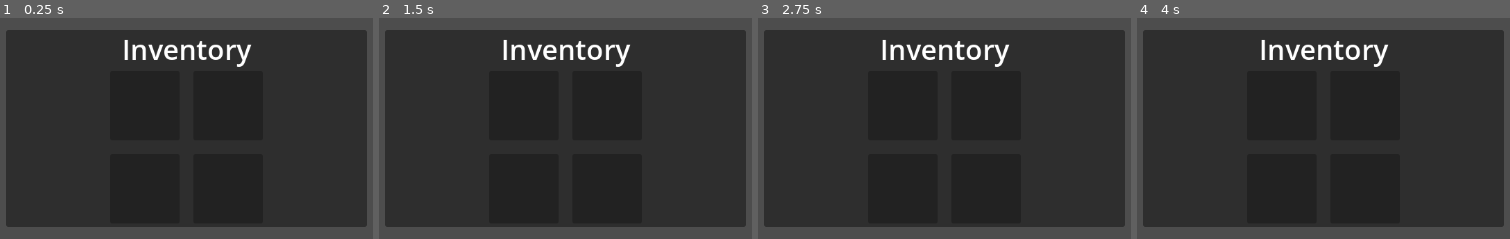
Above: before the commit, frames 1-4 (left to right).
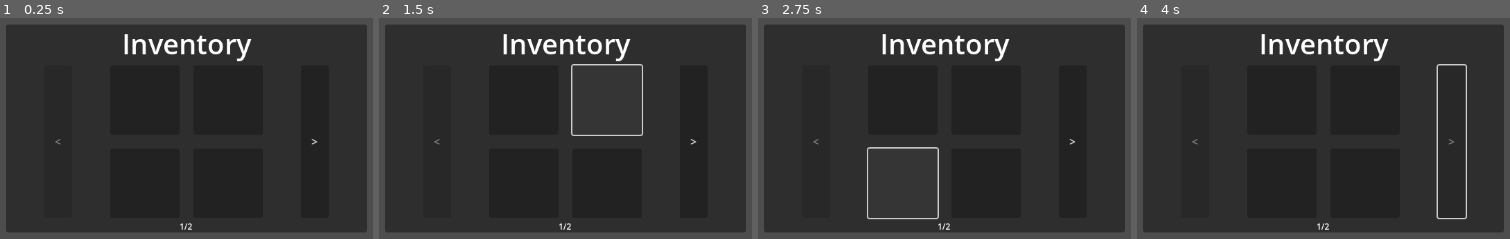
Above: after the commit, the same moments.

Repository: Xiphereal/AceAttorneyInventory
Game: Godot game, scene res://scenes/inventory.tscn
Two runs of this game, one before a commit and one after it. Both use one fixed random seed, a clock stepped at 60 frames per second and the inputs below. The project has no main scene, so this scene is started directly.
Inputs (mouse positions are in pixels of both pictures, inside the frame that each line leads up to):
- Up to frame 1 (0.25 s): no input
- Up to frame 2 (1.5 s): click (524, 99) at 0.52 s; click (606, 99) at 1.27 s
- Up to frame 3 (2.75 s): click (903, 183) at 2.02 s
- Up to frame 4 (4 s): click (1364, 183) at 2.77 s; click (1450, 141) at 3.5 s, where only the run after the commit has a clickable ">"

The runs differ from the first frame. In frame 1, 6.2% of the frame differs, in the area x 1-99%, y 3-97%; in frame 2, 6.8%; in frame 3, 6.8%; in frame 4, 7.0%.

Commit message:
refactor: move button logic to root node

Diff:
--- /dev/null
+++ b/scenes/inventory.gd
@@ -0,0 +1,11 @@
+extends Control
+
+var current_page := 1
+
+func _ready() -> void:
+	$PanelContainer/VBoxContainer/HBoxContainer/Previous.disabled = true
+	$PanelContainer/VBoxContainer/HBoxContainer/Next.disabled = false
+
+func _on_next_pressed() -> void:
+	current_page += 1
+	$PanelContainer/VBoxContainer/HBoxContainer/Next.disabled = true
--- a/scenes/inventory.tscn
+++ b/scenes/inventory.tscn
@@ -1,4 +1,6 @@
-[gd_scene load_steps=4 format=3 uid="uid://715tartby11i"]
+[gd_scene load_steps=6 format=3 uid="uid://715tartby11i"]
+
+[ext_resource type="Script" path="res://scenes/inventory.gd" id="1_nb056"]
 
 [sub_resource type="Theme" id="Theme_x7lis"]
 Label/font_sizes/font_size = 23
@@ -9,6 +11,9 @@
 [sub_resource type="LabelSettings" id="LabelSettings_f0hrc"]
 font_size = 40
 
+[sub_resource type="LabelSettings" id="LabelSettings_4c3so"]
+font_size = 12
+
 [node name="Inventory" type="Control"]
 layout_mode = 3
 anchors_preset = 15
@@ -17,6 +22,7 @@
 grow_horizontal = 2
 grow_vertical = 2
 theme = SubResource("Theme_x7lis")
+script = ExtResource("1_nb056")
 
 [node name="PanelContainer" type="PanelContainer" parent="."]
 layout_mode = 1
@@ -43,7 +49,18 @@
 horizontal_alignment = 1
 vertical_alignment = 1
 
-[node name="GridContainer" type="GridContainer" parent="PanelContainer/VBoxContainer"]
+[node name="HBoxContainer" type="HBoxContainer" parent="PanelContainer/VBoxContainer"]
+layout_mode = 2
+theme_override_constants/separation = 55
+alignment = 1
+
+[node name="Previous" type="Button" parent="PanelContainer/VBoxContainer/HBoxContainer"]
+custom_minimum_size = Vector2(40, 0)
+layout_mode = 2
+disabled = true
+text = "<"
+
+[node name="GridContainer" type="GridContainer" parent="PanelContainer/VBoxContainer/HBoxContainer"]
 layout_mode = 2
 size_flags_horizontal = 4
 size_flags_vertical = 4
@@ -51,18 +68,33 @@
 theme_override_constants/v_separation = 20
 columns = 2
 
-[node name="Panel" type="Panel" parent="PanelContainer/VBoxContainer/GridContainer"]
+[node name="Panel" type="Button" parent="PanelContainer/VBoxContainer/HBoxContainer/GridContainer"]
 custom_minimum_size = Vector2(100, 100)
 layout_mode = 2
 
-[node name="Panel2" type="Panel" parent="PanelContainer/VBoxContainer/GridContainer"]
+[node name="Panel2" type="Button" parent="PanelContainer/VBoxContainer/HBoxContainer/GridContainer"]
 custom_minimum_size = Vector2(100, 100)
 layout_mode = 2
 
-[node name="Panel3" type="Panel" parent="PanelContainer/VBoxContainer/GridContainer"]
+[node name="Panel3" type="Button" parent="PanelContainer/VBoxContainer/HBoxContainer/GridContainer"]
 custom_minimum_size = Vector2(100, 100)
 layout_mode = 2
 
-[node name="Panel4" type="Panel" parent="PanelContainer/VBoxContainer/GridContainer"]
+[node name="Panel4" type="Button" parent="PanelContainer/VBoxContainer/HBoxContainer/GridContainer"]
 custom_minimum_size = Vector2(100, 100)
 layout_mode = 2
+
+[node name="Next" type="Button" parent="PanelContainer/VBoxContainer/HBoxContainer"]
+custom_minimum_size = Vector2(40, 0)
+layout_mode = 2
+text = ">"
+
+[node name="PagesNumber" type="Label" parent="PanelContainer/VBoxContainer"]
+layout_mode = 2
+theme = SubResource("Theme_0q0bn")
+text = "1/2"
+label_settings = SubResource("LabelSettings_4c3so")
+horizontal_alignment = 1
+vertical_alignment = 1
+
+[connection signal="pressed" from="PanelContainer/VBoxContainer/HBoxContainer/Next" to="." method="_on_next_pressed"]
